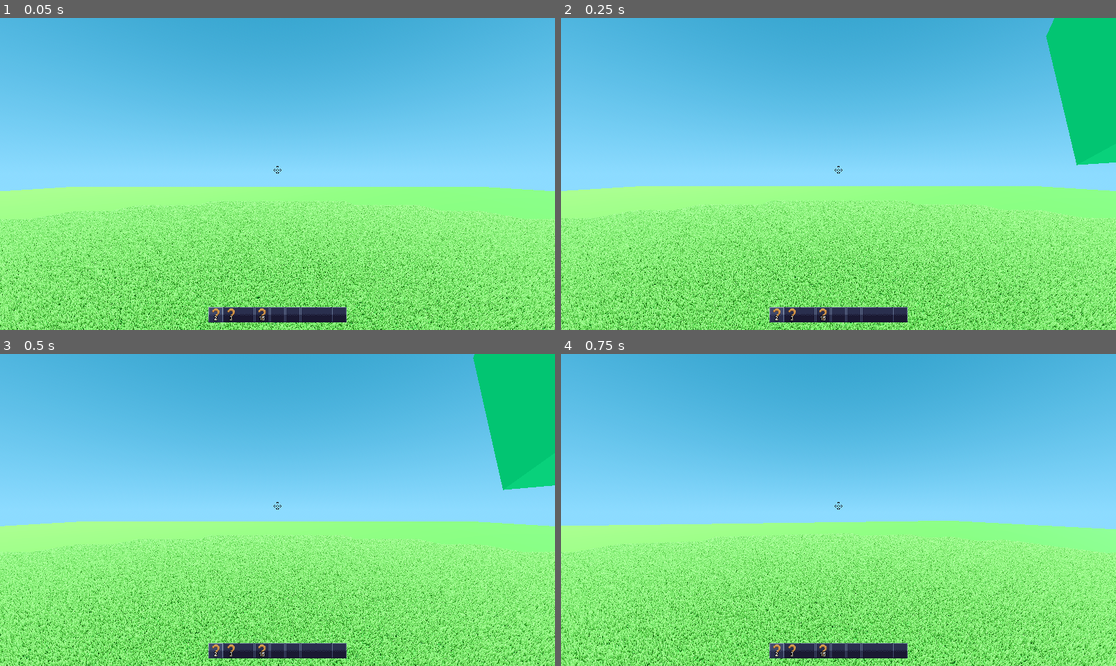
Above: before the commit, frames 1-4 (two rows, left to right).
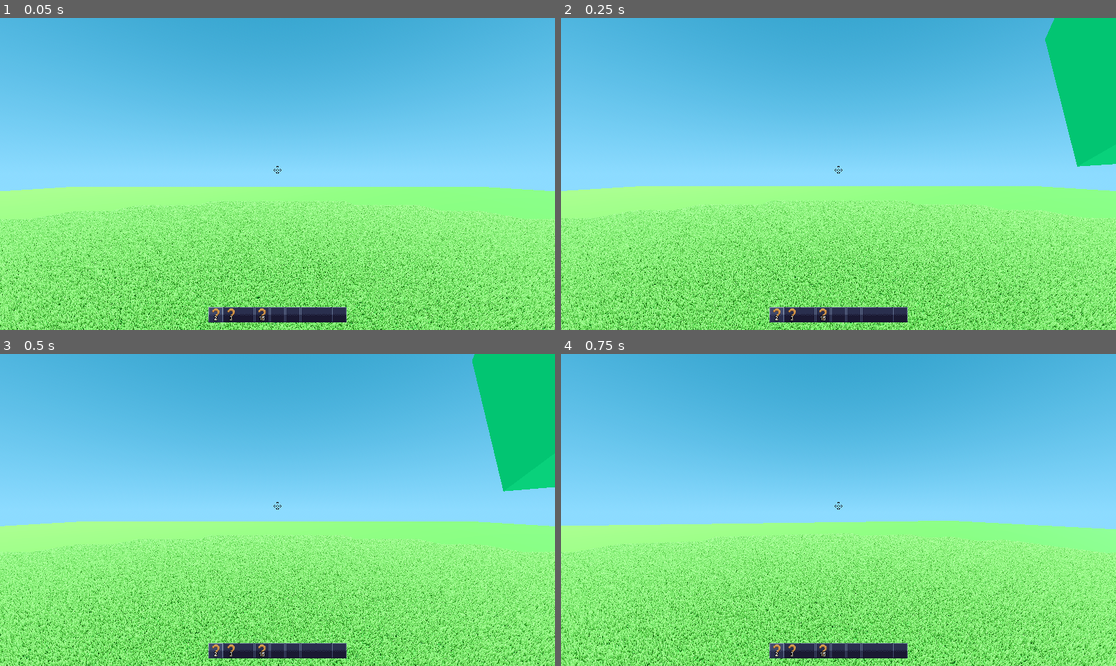
Above: after the commit, the same moments.

Repository: LordDeatHunter/SurvTest
Game: Godot game, scene res://scenes/main.tscn
Two runs of this game, one before a commit and one after it. Both use one fixed random seed, a clock stepped at 60 frames per second and the inputs below.
Inputs (mouse positions are in pixels of both pictures, inside the frame that each line leads up to):
- Up to frame 1 (0.05 s): no input
- Up to frame 2 (0.25 s): no input
- Up to frame 3 (0.5 s): no input
- Up to frame 4 (0.75 s): tap Enter at 0.5 s; move the mouse to (866, 510) at 0.52 s; hold W (move_forward) from 0.53 s (still down); tap F (interact) at 0.6 s; click (866, 510) at 0.67 s

Frame 1 is identical in both runs. In frame 2, 0.1% of the frame differs, in the area x 87-100%, y 0-48%; in frame 3, 0.1%, in the area x 85-100%, y 1-45%; in frame 4, nothing differs.

Commit message:
Refactor dropped item to work with areas

Diff:
--- a/scenes/DroppedItem.tscn
+++ b/scenes/DroppedItem.tscn
@@ -1,6 +1,7 @@
-[gd_scene load_steps=5 format=3 uid="uid://bmljo7ct4w00e"]
+[gd_scene load_steps=7 format=3 uid="uid://bmljo7ct4w00e"]
 
 [ext_resource type="Script" uid="uid://bkgcs3yh3hn6m" path="res://scenes/dropped_item.gd" id="1_ip0rf"]
+[ext_resource type="Script" uid="uid://bmcr7awumk7oi" path="res://scenes/dropped_item_visual_area.gd" id="4_hoqjr"]
 
 [sub_resource type="BoxShape3D" id="BoxShape3D_hptdf"]
 size = Vector3(0.4, 0.4, 0.4)
@@ -14,15 +15,32 @@
 material = SubResource("StandardMaterial3D_ip0rf")
 size = Vector3(0.4, 0.4, 0.4)
 
-[node name="DroppedItem" type="RigidBody3D"]
-collision_layer = 4
-collision_mask = 5
-mass = 0.2
+[sub_resource type="BoxShape3D" id="BoxShape3D_xr8br"]
+size = Vector3(0.4, 0.4, 0.4)
+
+[node name="DroppedItem" type="Node3D"]
 script = ExtResource("1_ip0rf")
 
-[node name="CollisionShape3D" type="CollisionShape3D" parent="."]
+[node name="RigidBody" type="RigidBody3D" parent="."]
+collision_layer = 2
+collision_mask = 3
+mass = 0.2
+
+[node name="CollisionShape3D" type="CollisionShape3D" parent="RigidBody"]
 shape = SubResource("BoxShape3D_hptdf")
 
-[node name="MeshInstance3D" type="MeshInstance3D" parent="."]
+[node name="VisualArea" type="Area3D" parent="RigidBody" node_paths=PackedStringArray("dropped_item")]
+unique_name_in_owner = true
+collision_layer = 2
+collision_mask = 2
+script = ExtResource("4_hoqjr")
+dropped_item = NodePath("../..")
+
+[node name="MainMesh" type="MeshInstance3D" parent="RigidBody/VisualArea"]
+unique_name_in_owner = true
 layers = 3
 mesh = SubResource("BoxMesh_xr8br")
+skeleton = NodePath("../..")
+
+[node name="CollisionShape3D" type="CollisionShape3D" parent="RigidBody/VisualArea"]
+shape = SubResource("BoxShape3D_xr8br")
--- a/scenes/actors/player.gd
+++ b/scenes/actors/player.gd
@@ -101,8 +101,13 @@
 			held_stack.remove_quantity(amount)
 			get_parent().add_child.call_deferred(dropped_item)
 
-	if prev_collider and prev_collider is DroppedItem and Input.is_action_just_pressed("interact"):
-		var dropped_item: DroppedItem = prev_collider as DroppedItem
+	if (
+		prev_collider
+		and prev_collider is DroppedItemVisualArea
+		and Input.is_action_just_pressed("interact")
+	):
+		var dropped_item_visual: DroppedItemVisualArea = prev_collider as DroppedItemVisualArea
+		var dropped_item: DroppedItem = dropped_item_visual.dropped_item
 		dropped_item.try_pick_up(hotbar.inventory)
 
 	if (
@@ -173,12 +178,12 @@
 	if result == prev_collider:
 		return
 
-	if prev_collider and prev_collider is DroppedItem:
-		var prev_dropped_item: DroppedItem = prev_collider as DroppedItem
+	if prev_collider and prev_collider is DroppedItemVisualArea:
+		var prev_dropped_item: DroppedItemVisualArea = prev_collider as DroppedItemVisualArea
 		prev_dropped_item.set_highlighted(false)
 
-	if result and result is DroppedItem:
-		var dropped_item: DroppedItem = result as DroppedItem
+	if result and result is DroppedItemVisualArea:
+		var dropped_item: DroppedItemVisualArea = result as DroppedItemVisualArea
 		dropped_item.set_highlighted(true)
 
 	prev_collider = result
--- a/scenes/actors/player.tscn
+++ b/scenes/actors/player.tscn
@@ -31,7 +31,9 @@
 unique_name_in_owner = true
 transform = Transform3D(1, 0, 0, 0, -4.37114e-08, -1, 0, 1, -4.37114e-08, 0, 0, 0)
 target_position = Vector3(0, -5, 0)
-collision_mask = 4
+collision_mask = 2
+collide_with_areas = true
+collide_with_bodies = false
 
 [node name="MarginContainer" type="MarginContainer" parent="."]
 anchors_preset = 15
--- a/scenes/dropped_item.gd
+++ b/scenes/dropped_item.gd
@@ -1,21 +1,7 @@
 class_name DroppedItem
-extends RigidBody3D
+extends Node3D
 
 var stack: ItemStack = ItemStack.new(null, 0)
-var size_tween: Tween
-var material_overlay: StandardMaterial3D
-
-@onready var mesh_instance: MeshInstance3D = $MeshInstance3D
-
-
-func _ready() -> void:
-	size_tween = create_tween().set_trans(Tween.TRANS_SINE).set_ease(Tween.EASE_IN_OUT).set_loops()
-	size_tween.tween_property(mesh_instance, "scale", Vector3.ONE * 1.2, 0.75)
-	size_tween.tween_property(mesh_instance, "scale", Vector3.ONE * 0.8, 0.75)
-
-	material_overlay = StandardMaterial3D.new()
-	mesh_instance.material_overlay = material_overlay
-	set_highlighted(false)
 
 
 func setup(item_stack: ItemStack, spawn_position: Vector3 = Vector3.ZERO) -> void:
@@ -29,10 +15,3 @@
 
 	queue_free()
 	return true
-
-
-func set_highlighted(is_highlighted: bool) -> void:
-	if is_highlighted:
-		material_overlay.albedo_color = Color(0, 1.0, 0.55, 0.5)
-	else:
-		material_overlay.albedo_color = Color(0, 0.8, 0.35)
--- /dev/null
+++ b/scenes/dropped_item_visual_area.gd
@@ -0,0 +1,26 @@
+class_name DroppedItemVisualArea
+extends Area3D
+
+@export var dropped_item: DroppedItem
+
+var material_overlay: StandardMaterial3D
+var size_tween: Tween
+
+@onready var mesh_instance: MeshInstance3D = %MainMesh
+
+
+func _ready() -> void:
+	size_tween = create_tween().set_trans(Tween.TRANS_SINE).set_ease(Tween.EASE_IN_OUT).set_loops()
+	size_tween.tween_property(self, "scale", Vector3.ONE * 1.2, 0.75)
+	size_tween.tween_property(self, "scale", Vector3.ONE * 0.8, 0.75)
+
+	material_overlay = StandardMaterial3D.new()
+	mesh_instance.material_overlay = material_overlay
+	set_highlighted(false)
+
+
+func set_highlighted(is_highlighted: bool) -> void:
+	if is_highlighted:
+		material_overlay.albedo_color = Color(0, 1.0, 0.55, 0.5)
+	else:
+		material_overlay.albedo_color = Color(0, 0.8, 0.35)
Not shown, added: scenes/dropped_item_visual_area.gd.uid
